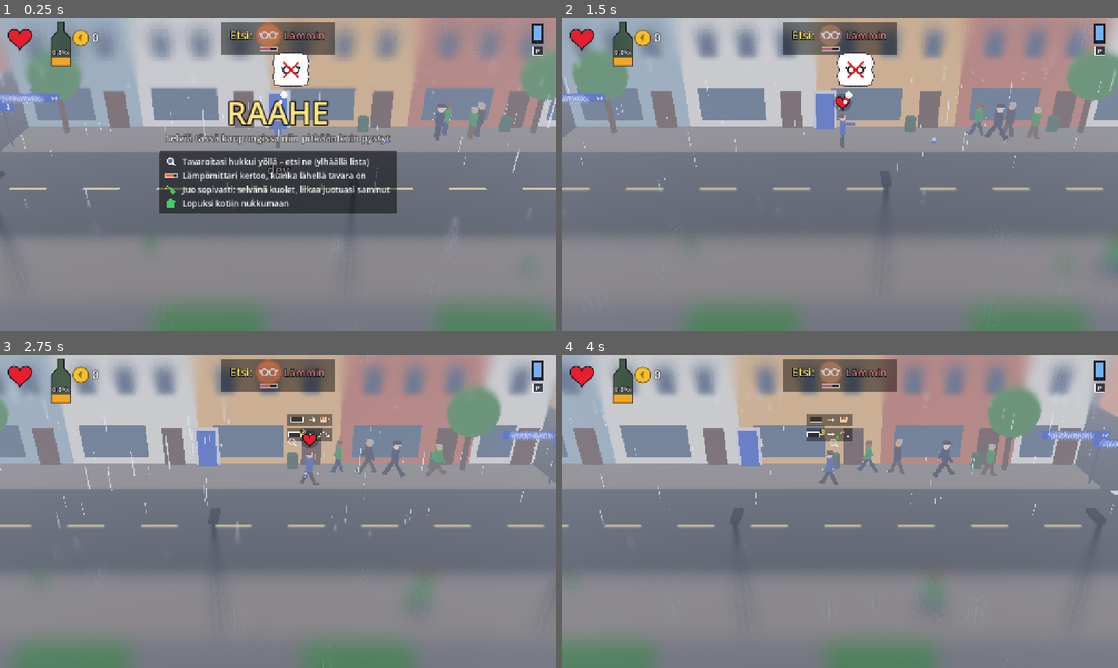
Above: before the commit, frames 1-4 (two rows, left to right).
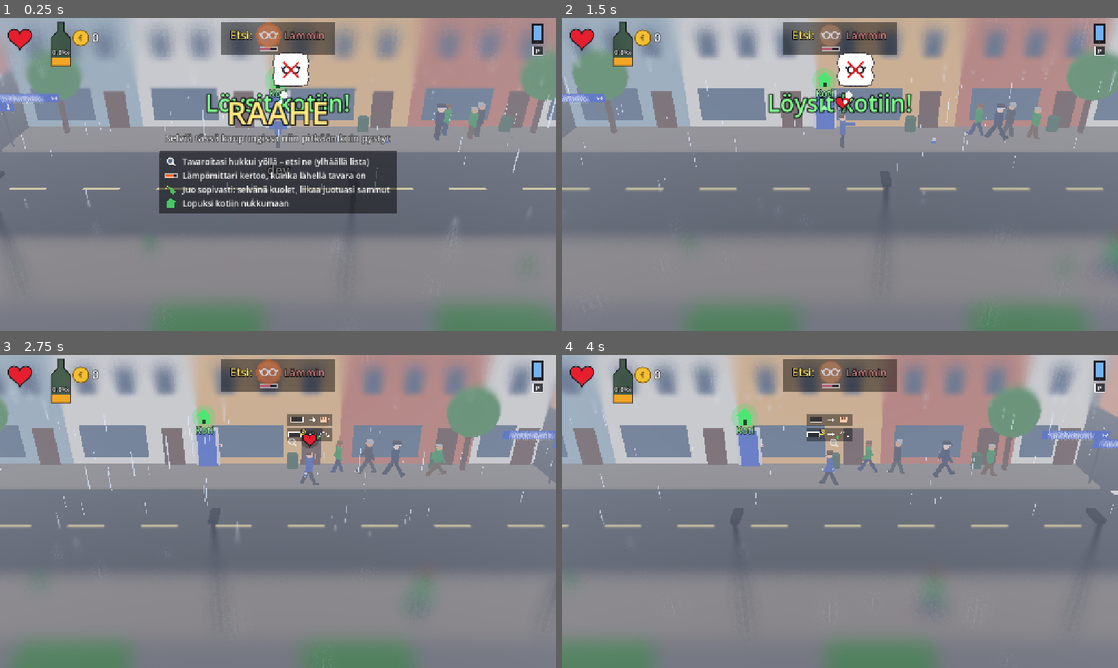
Above: after the commit, the same moments.

Repository: Ecculi/GoodMorningMoonshine
Game: Godot game, scene res://scenes/main.tscn
Two runs of this game, one before a commit and one after it. Both use one fixed random seed, a clock stepped at 60 frames per second and the inputs below.
Inputs (mouse positions are in pixels of both pictures, inside the frame that each line leads up to):
- Up to frame 1 (0.25 s): no input
- Up to frame 2 (1.5 s): tap Enter at 0.5 s; move the mouse to (962, 158) at 0.52 s; hold Right (move_right) 0.53-1.25 s; hold Space (action) 0.53-1.25 s; click (962, 158) at 0.67 s; drag from (728, 190) to (812, 237) at 1.27 s
- Up to frame 3 (2.75 s): move the mouse to (333, 442) at 2.02 s; hold Right (move_right) from 2.03 s (still down); hold Shift (run) from 2.03 s (still down)
- Up to frame 4 (4 s): release Right (move_right) at 2.75 s; release Shift (run) at 2.75 s; drag from (812, 574) to (673, 464) at 2.77 s; move the mouse to (1006, 558) at 3.52 s; hold Left (move_left) from 3.53 s (still down); tap Enter at 3.6 s

The runs differ from the first frame. In frame 1, 1.1% of the frame differs, in the area x 37-63%, y 16-33%; in frame 2, 1.5%; in frame 3, 0.3%; in frame 4, 0.4%.

Commit message:
Clear sign at the home door
In the home block a pulsing green house and 'Koti' float above the door;
the first time each day the player gets close 'Loysit kotiin!' pops up;
from the street an arrow points to the door, and right at it the hint
shows button -> bed.

Co-Authored-By: Claude Opus 5.5 <noreply@anthropic.com>
Claude-Session: https://claude.ai/code/session_014p1PeeGbmYxJmsVU4HYhz4

Diff:
--- a/localization/strings.csv
+++ b/localization/strings.csv
@@ -187,3 +187,5 @@
 INTRO_2,"Lämpömittari kertoo, kuinka lähellä tavara on"
 INTRO_3,"Juo sopivasti: selvänä kuolet, liikaa juotuasi sammut"
 INTRO_4,Lopuksi kotiin nukkumaan
+HOME_FOUND,Löysit kotiin!
+HOME_LABEL,Koti
--- a/scripts/hud.gd
+++ b/scripts/hud.gd
@@ -361,6 +361,7 @@
 	_draw_shading_hand(vs)
 	_draw_hand_hint(font)
 	_draw_bin_hint()
+	_draw_home_hint(vs, font)
 	_draw_trade_hint()
 	_draw_found(vs)
 	_draw_version(vs, font)
@@ -690,6 +691,66 @@
 		draw_string(font, sp + Vector2(28, 8), "?", HORIZONTAL_ALIGNMENT_LEFT, -1, 22, Color.WHITE)
 	else:
 		_hint_action(sp + Vector2(40, 0), "ACT_DRINK", 1.0)
+
+
+## Home: in the home block a pulsing green house and "Koti" float above
+## the door; the first time each day the player gets close, "Löysit
+## kotiin!" pops up in the middle; right at the door: [button] -> bed.
+var _home_seen_day := -1
+var _home_flash_t := 0.0
+
+
+func _draw_home_hint(vs: Vector2, font: Font) -> void:
+	if main == null or main.player == null or mode != "" or GameState.modal != "":
+		return
+	if main.segment != GameState.home_seg:
+		return
+	var pl = main.player
+	var dx: float = absf(pl.position.x - GameState.home_x)
+	var t := Time.get_ticks_msec() / 1000.0
+	# Arrived: a big welcome once a day.
+	if dx < 4.0 and _home_seen_day != GameState.day:
+		_home_seen_day = GameState.day
+		_home_flash_t = 2.5
+	if _home_flash_t > 0.0:
+		_home_flash_t -= get_process_delta_time()
+		var a := clampf(_home_flash_t / 0.6, 0.0, 1.0)
+		var msg := tr("HOME_FOUND")
+		draw_string_outline(font, Vector2(0, vs.y * 0.3), msg, HORIZONTAL_ALIGNMENT_CENTER, vs.x, 54, 12,
+			Color(0, 0, 0, 0.8 * a))
+		draw_string(font, Vector2(0, vs.y * 0.3), msg, HORIZONTAL_ALIGNMENT_CENTER, vs.x, 54, Color(0.5, 1.0, 0.55, a))
+	# The house above the door.
+	var p := Vector3(GameState.home_x, 3.0, -7.4)
+	if main.camera.is_position_behind(p):
+		return
+	var sp: Vector2 = main.camera.unproject_position(p)
+	var k := 1.0 + 0.1 * sin(t * 4.0)
+	var house := Color(0.3, 0.9, 0.45)
+	draw_circle(sp, 30.0 * k, Color(0.2, 0.9, 0.4, 0.25))
+	draw_rect(Rect2(sp + Vector2(-13, -4) * k, Vector2(26, 20) * k), house)
+	draw_colored_polygon(PackedVector2Array([sp + Vector2(-18, -3) * k, sp + Vector2(0, -21) * k,
+		sp + Vector2(18, -3) * k]), house)
+	draw_rect(Rect2(sp + Vector2(-4, 5) * k, Vector2(8, 11) * k), Color(0.1, 0.1, 0.1, 0.8))
+	var lbl := tr("HOME_LABEL")
+	draw_string_outline(font, sp + Vector2(-60, 38), lbl, HORIZONTAL_ALIGNMENT_CENTER, 120, 22, 6, Color.BLACK)
+	draw_string(font, sp + Vector2(-60, 38), lbl, HORIZONTAL_ALIGNMENT_CENTER, 120, 22, Color(0.6, 1.0, 0.65))
+	# Right at the door: the button goes to bed.
+	if dx <= 0.9 and pl.position.z <= -6.0:
+		var c := sp + Vector2(0, 68)
+		draw_rect(Rect2(c - Vector2(46, 15), Vector2(92, 30)), Color(0, 0, 0, 0.45))
+		_hint_button(c + Vector2(-24, 0), false, 1.0)
+		_hint_arrow(c + Vector2(6, 0), 1.0)
+		# A little bed.
+		var b := c + Vector2(28, 2)
+		draw_rect(Rect2(b + Vector2(-11, -2), Vector2(22, 7)), Color(0.85, 0.85, 0.95))
+		draw_rect(Rect2(b + Vector2(-11, -6), Vector2(7, 5)), Color(1, 1, 1))
+		draw_rect(Rect2(b + Vector2(-12, 5), Vector2(3, 5)), Color(0.5, 0.35, 0.2))
+		draw_rect(Rect2(b + Vector2(9, 5), Vector2(3, 5)), Color(0.5, 0.35, 0.2))
+	elif dx < 4.0 and pl.position.z > -6.0:
+		# Close but out on the street: an arrow towards the door.
+		var ac := sp + Vector2(0, 62 + sin(t * 6.0) * 4.0)
+		draw_colored_polygon(PackedVector2Array([ac + Vector2(0, -10), ac + Vector2(-9, 4), ac + Vector2(9, 4)]),
+			Color(0.6, 1.0, 0.65))
 
 
 ## Near an unsearched bin: a magnifier above it; next to it (where the
Not shown, changed: DESIGN.md
